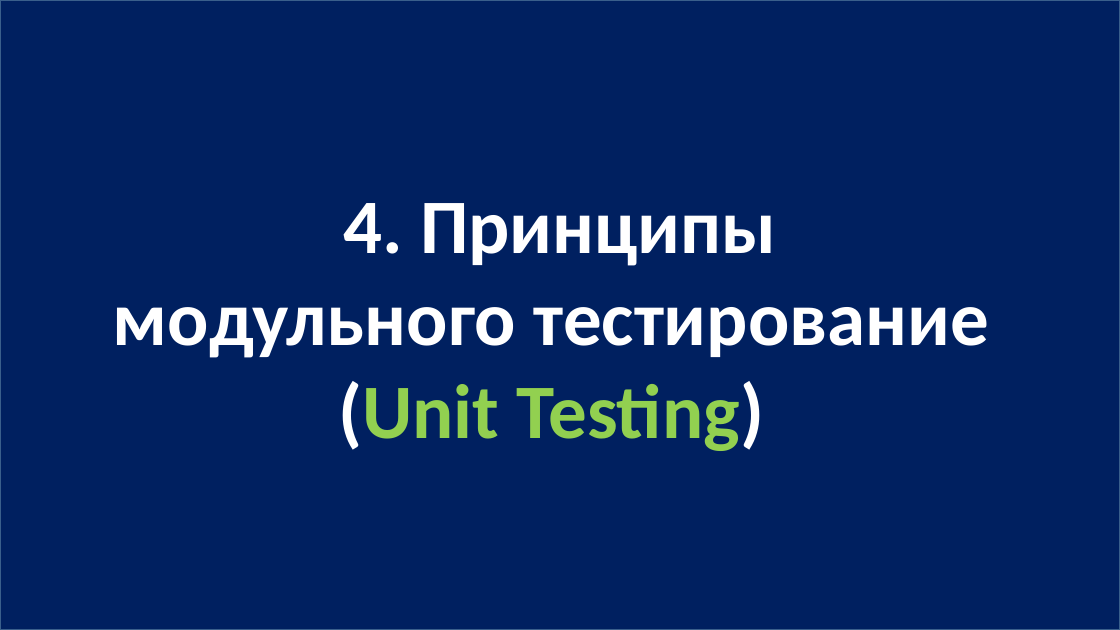
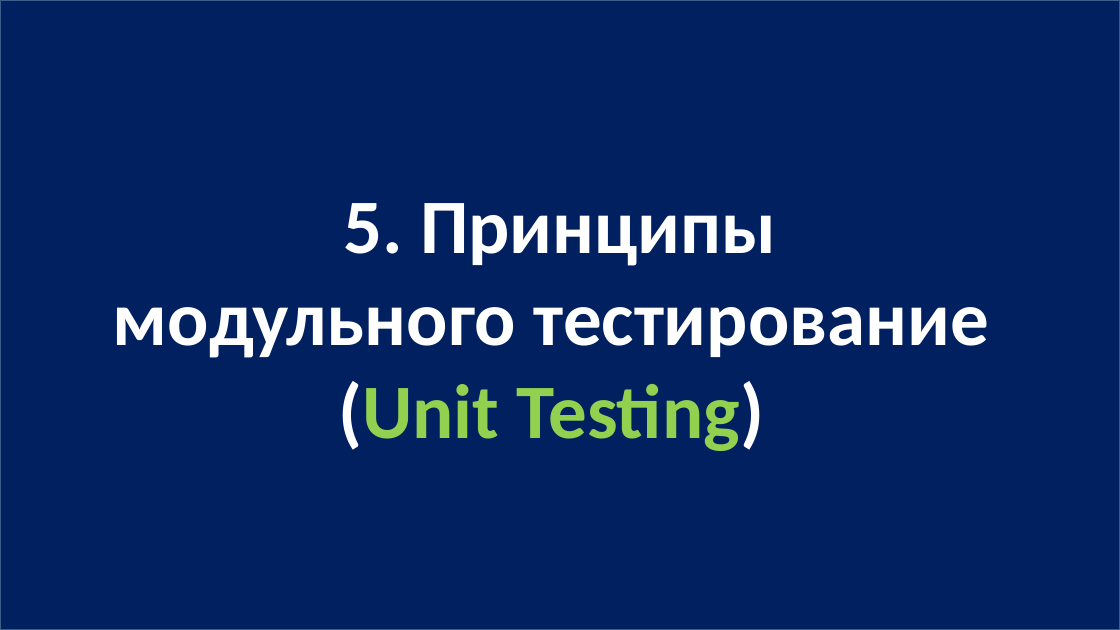
Before and after one commit to javascript-course-18-ortdnipro/lesson06, a slide deck: slide 16 of lesson06.pptx (slide 12 before the commit). Drawn at 1120x630 pixels with LibreOffice and Linux fonts; fonts in the diff are those of the drawing. Boxes give left, top, right and bottom in pixels: in the first picture for what was removed or moved away, otherwise in the second. Text is boxed around its words. In the diff, an @@ line names an element or a change of style, - is before the commit and + after.

```diff
--- a/lesson06.pptx
+++ b/lesson06.pptx
@@ text in rectangle at (x1=343, y1=203, x2=776, y2=266): text changed @@
-4. Принципы
+5. Принципы
```
Also in this commit, not shown: 2 other slides changed, 4 slides added, 1 other file.
